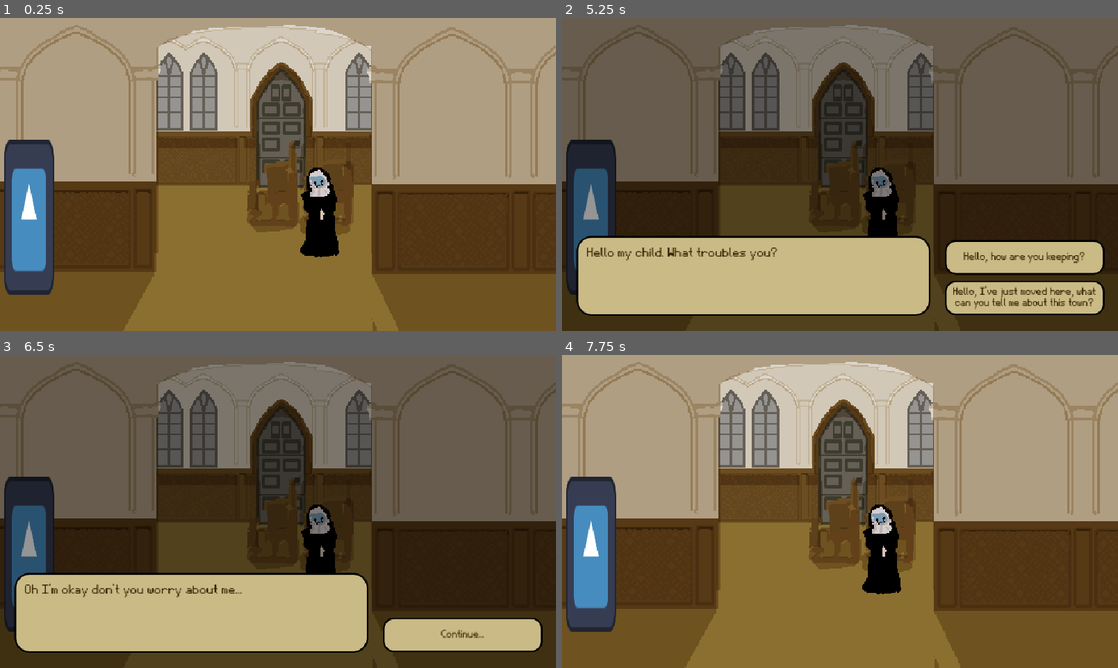
Above: before the commit, frames 1-4 (two rows, left to right).
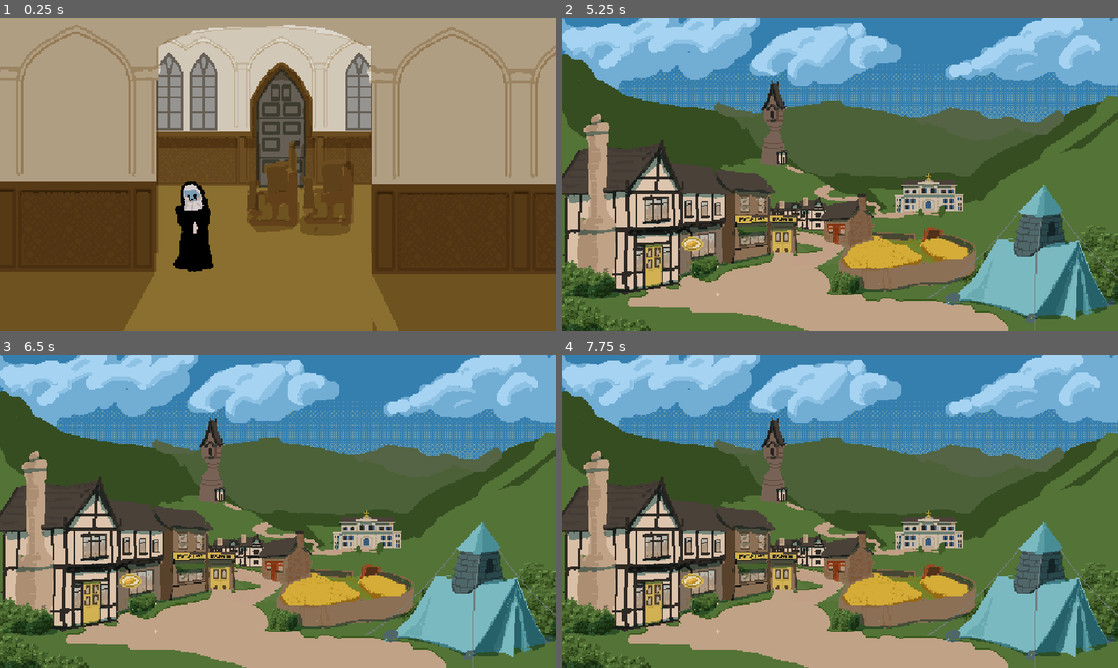
Above: after the commit, the same moments.

Repository: MichaelRRyan/GGJ-2026-Unmasked
Game: Godot game, scene res://Levels/level_monastary.tscn
The game is run twice, just before and just after one commit, with the same random seed, the same clock (stepped at 60 frames per second) and the same inputs. This scene is started directly instead of the project's main scene. The engine's default icon, where the game draws it, is replaced by a stand-in: a white triangle on a blue panel in a dark square.
Inputs (mouse positions are in pixels of both pictures, inside the frame that each line leads up to):
- Up to frame 1 (0.25 s): no input
- Up to frame 2 (5.25 s): tap Enter at 0.5, 2, 3.5 s; move the mouse to (962, 158) at 0.52 s; press the mouse at (962, 158) at 0.53 s; tap Space at 1.25, 2.75, 4.25 s; move the mouse to (728, 190) at 1.27 s; release the mouse at (728, 190) at 1.28 s; click (728, 190) at 1.35 s; move the mouse to (895, 105) at 2.02 s; press the mouse at (895, 105) at 2.03 s; move the mouse to (812, 237) at 2.77 s; release the mouse at (812, 237) at 2.78 s; click (812, 237) at 2.85 s; move the mouse to (1006, 221) at 3.52 s; press the mouse at (1006, 221) at 3.53 s; move the mouse to (673, 127) at 4.27 s; release the mouse at (673, 127) at 4.28 s; click (673, 127) at 4.35 s; move the mouse to (867, 174) at 5.02 s; press the mouse at (867, 174) at 5.03 s
- Up to frame 3 (6.5 s): release the mouse at (305, 511) at 5.75 s; click (461, 592) at 5.75 s, where only the run before the commit has a clickable "Hello, how are you keeping?"
- Up to frame 4 (7.75 s): click (1023, 633) at 6.5 s, where only the run before the commit has a clickable "Continue..."; move the mouse to (756, 433) at 7.27 s; click (756, 433) at 7.35 s

The runs differ from the first frame. In frame 1, 7.4% of the frame differs, in the area x 0-61%, y 38-89%; in frame 2, 88%; in frame 3, 88%; in frame 4, 99%, in the area x 0-100%, y 0-100%.

Commit message:
Removed unnecessary baker dialogue
And fixed monastery door

Diff:
--- a/Content/Dialogue/dialogue_data.json
+++ b/Content/Dialogue/dialogue_data.json
@@ -217,30 +217,17 @@
 	"responses": [
 	  {
 		"text": "You don’t stop being someone when you rest.",
-		"next_dialogue_tag": "baker_mask_removed"
-	  }
-	]
-  }
-],
-
-
-"baker_mask_removed": [
-  {
-	"conditions": [],
-	"text": "Remove Mask",
-	"responses": [
-	  {
-		"text": "Remove Mask.",
 		"next_dialogue_tag": "baker_ending"
 	  }
 	]
   }
 ],
 
+
 "baker_crack": [
   {
 	"conditions": [],
-	"text": "…Sí. Maybe that’s true. When I stop baking… my head gets loud.",
+	"text": "…Sí. Maybe that’s true. When I stop baking… my head gets loud."
   }
 ],
 
@@ -248,7 +235,7 @@
   {
 	"conditions": [],
 	"text": "…Gracias. I think I knew that. I just never said it out loud.",
-	"game_tags": [ "baker_unmasked" ]
+	"game_tags_to_add": [ "baker_unmasked" ]
   }
 ]
 
--- a/Levels/level_monastary.tscn
+++ b/Levels/level_monastary.tscn
@@ -3,7 +3,6 @@
 [ext_resource type="PackedScene" uid="uid://p8me13tpt1is" path="res://Levels/level_base.tscn" id="1_roojv"]
 [ext_resource type="Texture2D" uid="uid://b1qhwmew2ckgr" path="res://Assets/Images/Convent/convent.png" id="2_d3j0i"]
 [ext_resource type="PackedScene" uid="uid://cja4dwr4nk8gf" path="res://Features/Door2D/door.tscn" id="2_l5uru"]
-[ext_resource type="Texture2D" uid="uid://bvsoecitydr5t" path="res://icon.svg" id="3_uu0y2"]
 [ext_resource type="PackedScene" uid="uid://dalpwpnusxb0i" path="res://Features/NPC2D/nun.tscn" id="4_uu0y2"]
 
 [node name="LevelBase" unique_id=391544845 instance=ExtResource("1_roojv")]
@@ -12,12 +11,9 @@
 texture = ExtResource("2_d3j0i")
 
 [node name="Door" parent="Entities" parent_id_path=PackedInt32Array(721033671) index="0" unique_id=702500341 instance=ExtResource("2_l5uru")]
-position = Vector2(-215, 37)
-scale = Vector2(0.33593276, 1.0482749)
+position = Vector2(4, -42)
+scale = Vector2(0.33593276, 0.8082741)
 scene = "res://Levels/level_overworld.tscn"
 
-[node name="Sprite2D2" type="Sprite2D" parent="Entities/Door" index="2" unique_id=595725775]
-texture = ExtResource("3_uu0y2")
-
 [node name="Nun" parent="Entities" parent_id_path=PackedInt32Array(721033671) index="1" unique_id=2110108148 instance=ExtResource("4_uu0y2")]
-position = Vector2(31, 16)
+position = Vector2(-78, 28)
